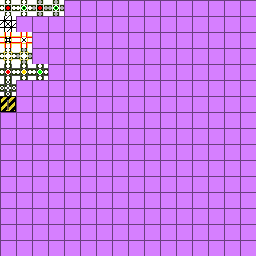
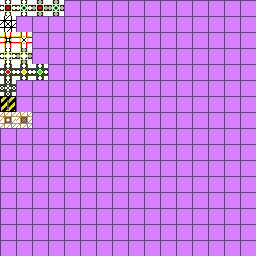
Layers edited between the first and the second 256 × 256 image:
added layer "7*16+0/1 compactor pipe" above "6*16+0 redstone power converter" over [0, 112, 32, 128]
painted on "Ebene 6" over [0, 112, 32, 128]
